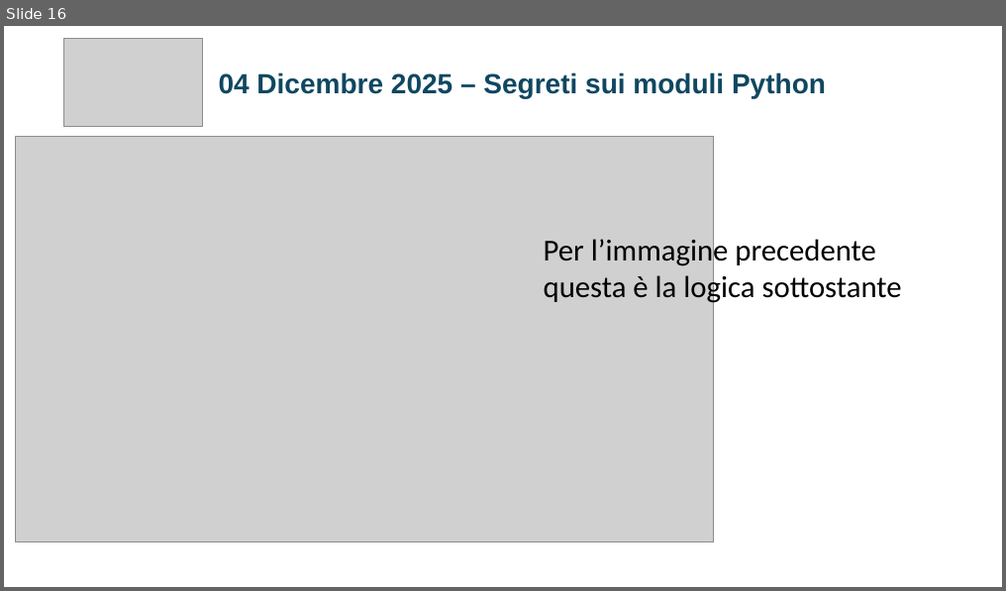
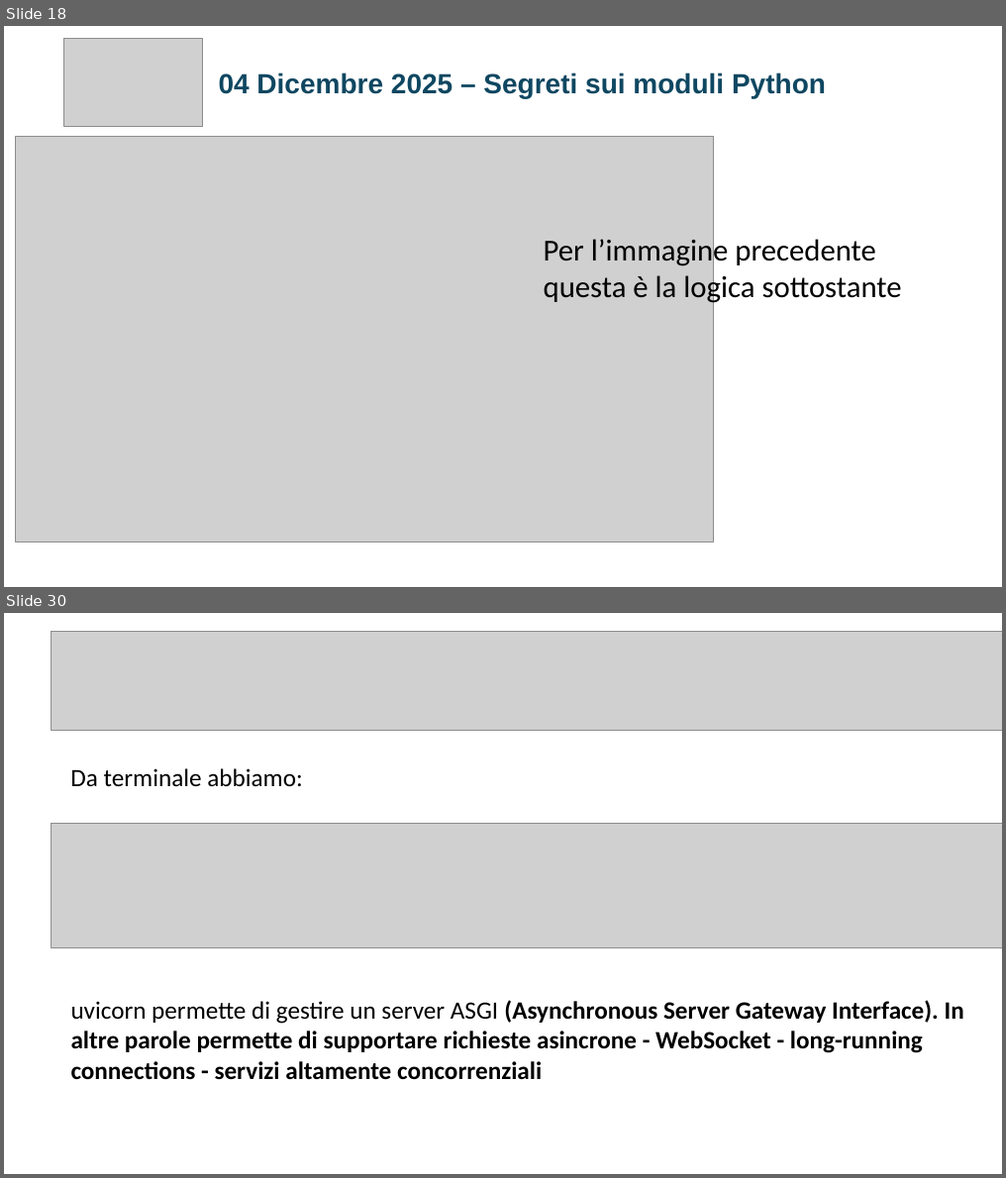
Before and after one commit to jobFrancoNet/segretiModulePython, a slide deck: SEGRETI_MODULI_PYTHON_FINALSLIDE.pptx. Shown one above the other, each under a label of ours: slide 16 before the commit, slides 18 and 30 after it; the slides between them are not shown. The pictures are 1006x591 and 1006x1178 pixels, drawn with LibreOffice and Linux fonts; fonts in the diff are those of the drawing; grey boxes stand for pictures. Boxes give left, top, right and bottom in pixels: in the first picture for what was removed or moved away, otherwise in the second. Text is boxed around its words. In the diff, an @@ line names an element or a change of style, - is before the commit and + after.

```diff
--- a/SEGRETI_MODULI_PYTHON_FINALSLIDE.pptx
+++ b/SEGRETI_MODULI_PYTHON_FINALSLIDE.pptx
@@ slide 30 added at [4, 613, 1002, 1174], background #FFFFFF @@
@@ picture added at [52, 631, 1002, 730] @@
@@ text added at [70, 768, 302, 786], 18 pt, text #000000 @@
+Da terminale abbiamo:
@@ picture added at [52, 824, 1002, 949] @@
@@ text added at [71, 1000, 964, 1080], 18 pt, text #000000, bold @@
+uvicorn permette di gestire un server ASGI (Asynchronous Server Gateway Interface). In altre parole permette di supportare richieste asincrone - WebSocket - long-running connections - servizi altamente concorrenziali
@@ what was slide 16 is now slide 18 @@
```
Also in this commit, not shown: 12 slides changed, 14 other slides added, 6 slides removed, 29 other files.
